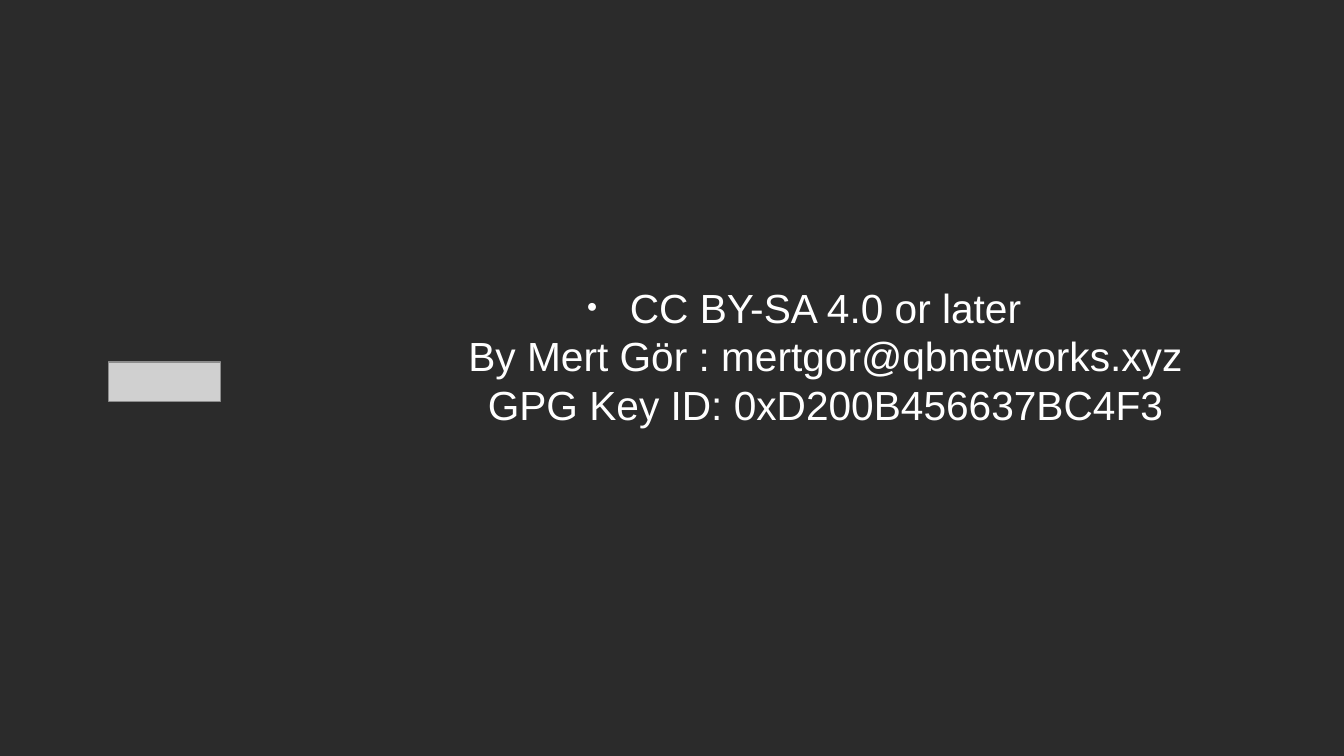
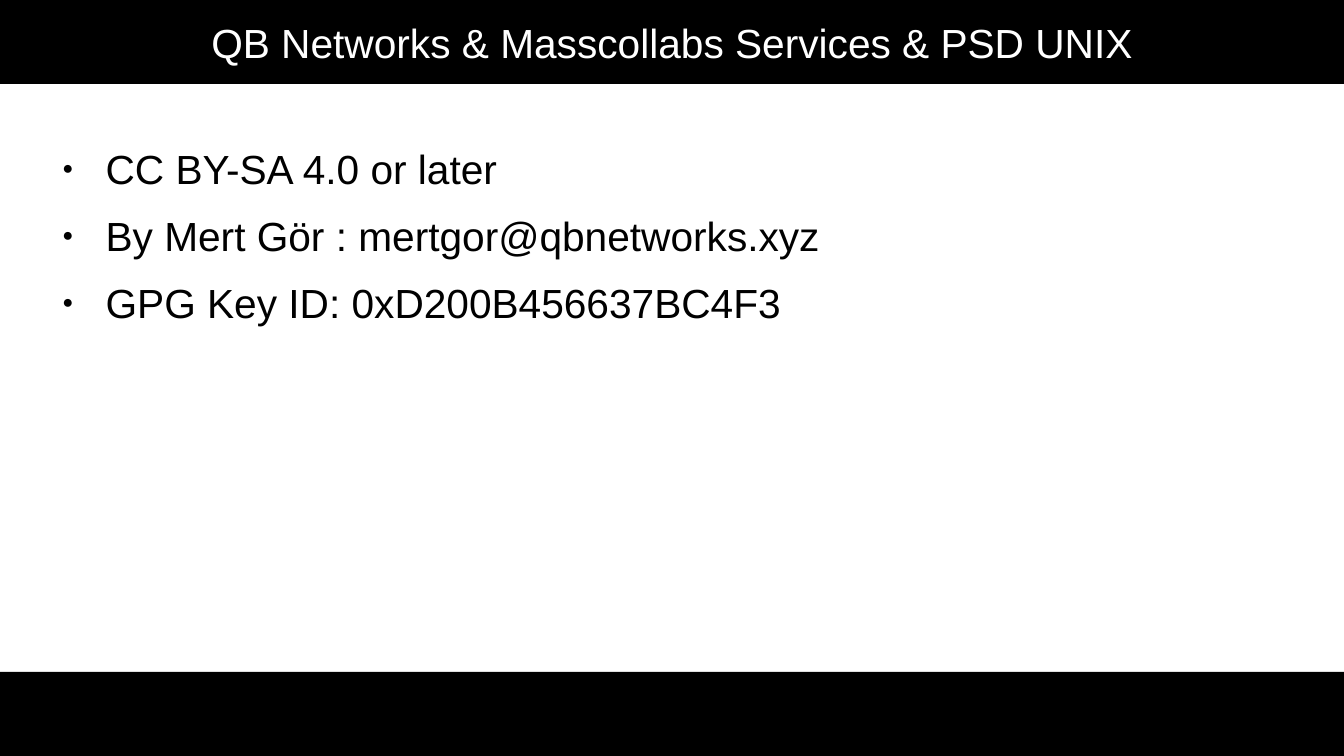
Before and after one commit to masscollabs/massCON2024, a slide deck: slide 3 of continuum.odp. Drawn at 1344x756 pixels with LibreOffice and Linux fonts; fonts in the diff are those of the drawing; grey boxes stand for pictures; background and template pictures are left out; a plain dark background stands for a picture behind light text. Boxes give left, top, right and bottom in pixels: in the first picture for what was removed or moved away, otherwise in the second. Text is boxed around its words. In the diff, an @@ line names an element or a change of style, - is before the commit and + after.

```diff
--- a/continuum.odp
+++ b/continuum.odp
@@ background picture (left out) to #FFFFFF @@
@@ rectangle added at <box>0,0,1344,84</box>, fill #000000 @@
@@ title added at <box>211,28,1132,66</box>, 24 pt, text #FFFFFF @@
+QB Networks & Masscollabs Services & PSD UNIX
@@ text "CC BY-SA 4.0 or later" at <box>106,154,819,325</box>: vertical alignment middle to top @@
@@ text at <box>106,154,819,325</box>: text changed; text colour #FFFFFF to #000000 @@
-● CC BY-SA 4.0 or later
-  By Mert Gör : mertgor@qbnetworks.xyz
-  GPG Key ID: 0xD200B456637BC4F3
+● CC BY-SA 4.0 or later
+● By Mert Gör : mertgor@qbnetworks.xyz
+● GPG Key ID: 0xD200B456637BC4F3
@@ picture removed at <box>109,362,221,401</box> @@
@@ rectangle added at <box>0,672,1344,756</box>, fill #000000 @@
```
Also in this commit, not shown: 3 other slides changed, 1 slide removed, 1 other file.
